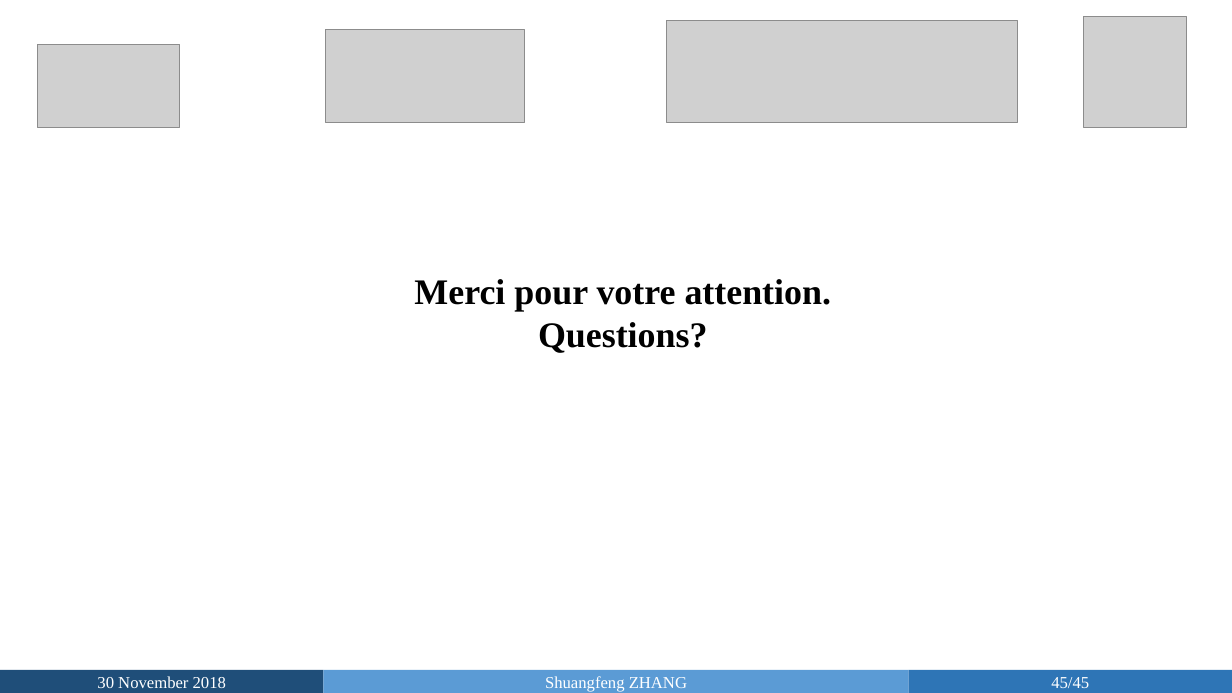
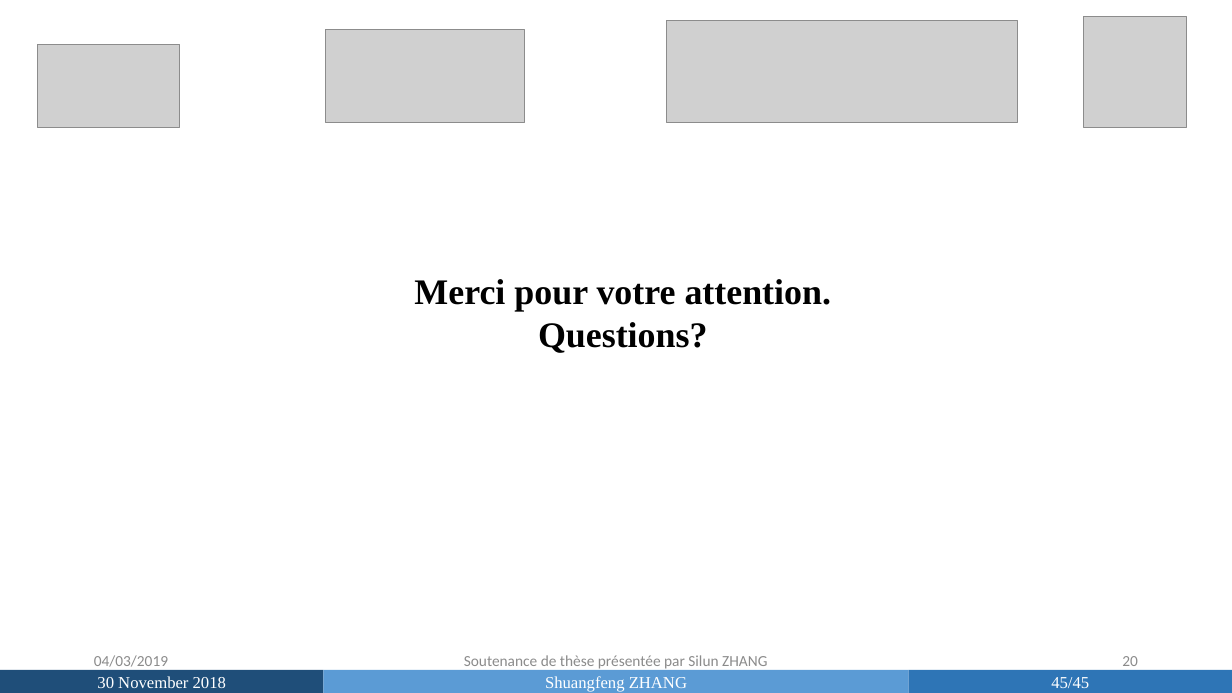
Before and after one commit to SilunZ/SoutenanceThese, a slide deck: slide 20 of Soutenance_Silun ZHANG-slides.pptx (slide 14 before the commit). Drawn at 1232x693 pixels with LibreOffice and Linux fonts; fonts in the diff are those of the drawing; grey boxes stand for pictures. Boxes give left, top, right and bottom in pixels: in the first picture for what was removed or moved away, otherwise in the second. Text is boxed around its words. In the diff, an @@ line names an element or a change of style, - is before the commit and + after.

```diff
--- a/Soutenance_Silun ZHANG-slides.pptx
+++ b/Soutenance_Silun ZHANG-slides.pptx
@@ text added at [94,655,168,671], 12 pt, text #8C8C8C @@
+04/03/2019
@@ text added at [464,655,767,671], 12 pt, text #8C8C8C @@
+Soutenance de thèse présentée par Silun ZHANG
@@ page number added at [1122,656,1138,671], 12 pt, text #8C8C8C @@
+20
```
Also in this commit, not shown: 13 other slides changed, 6 slides added, 4 other files.
